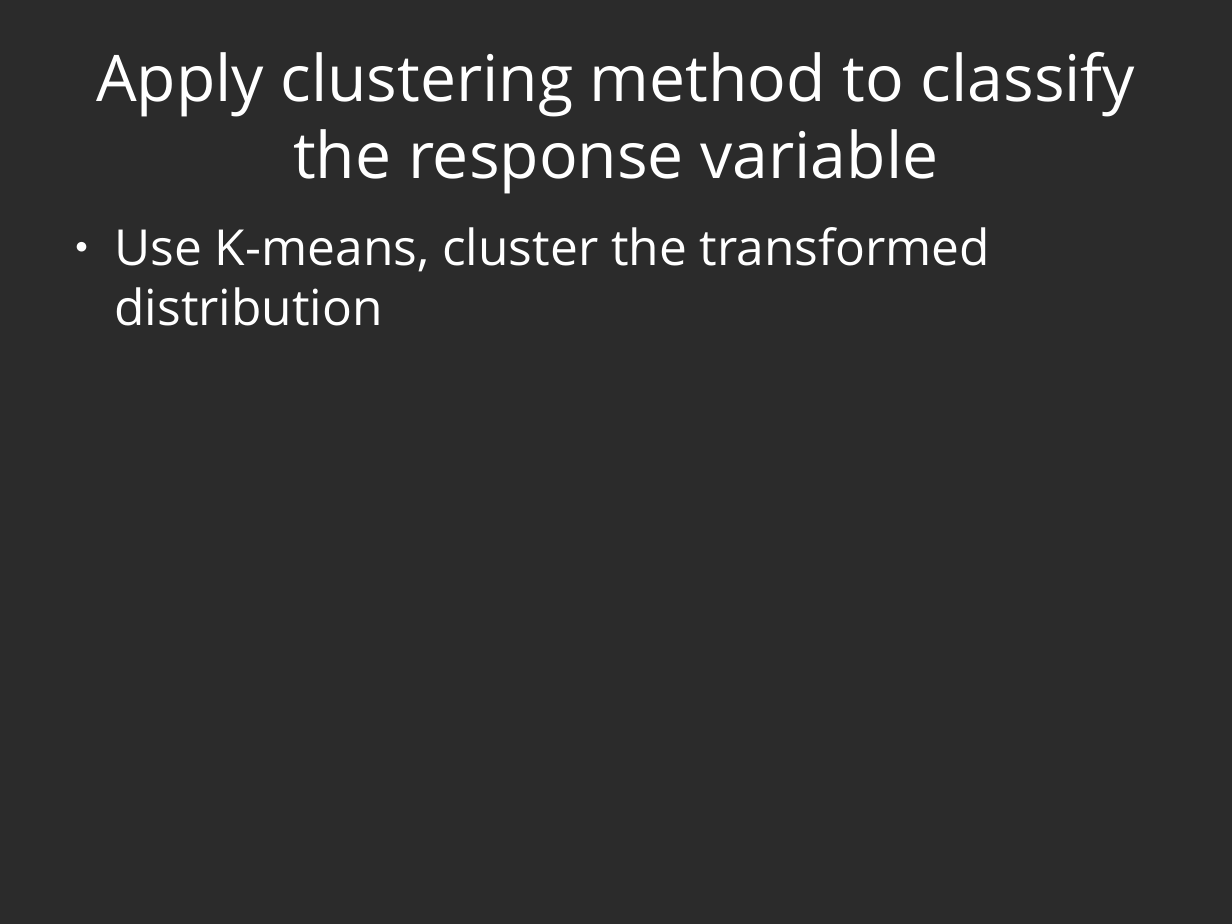
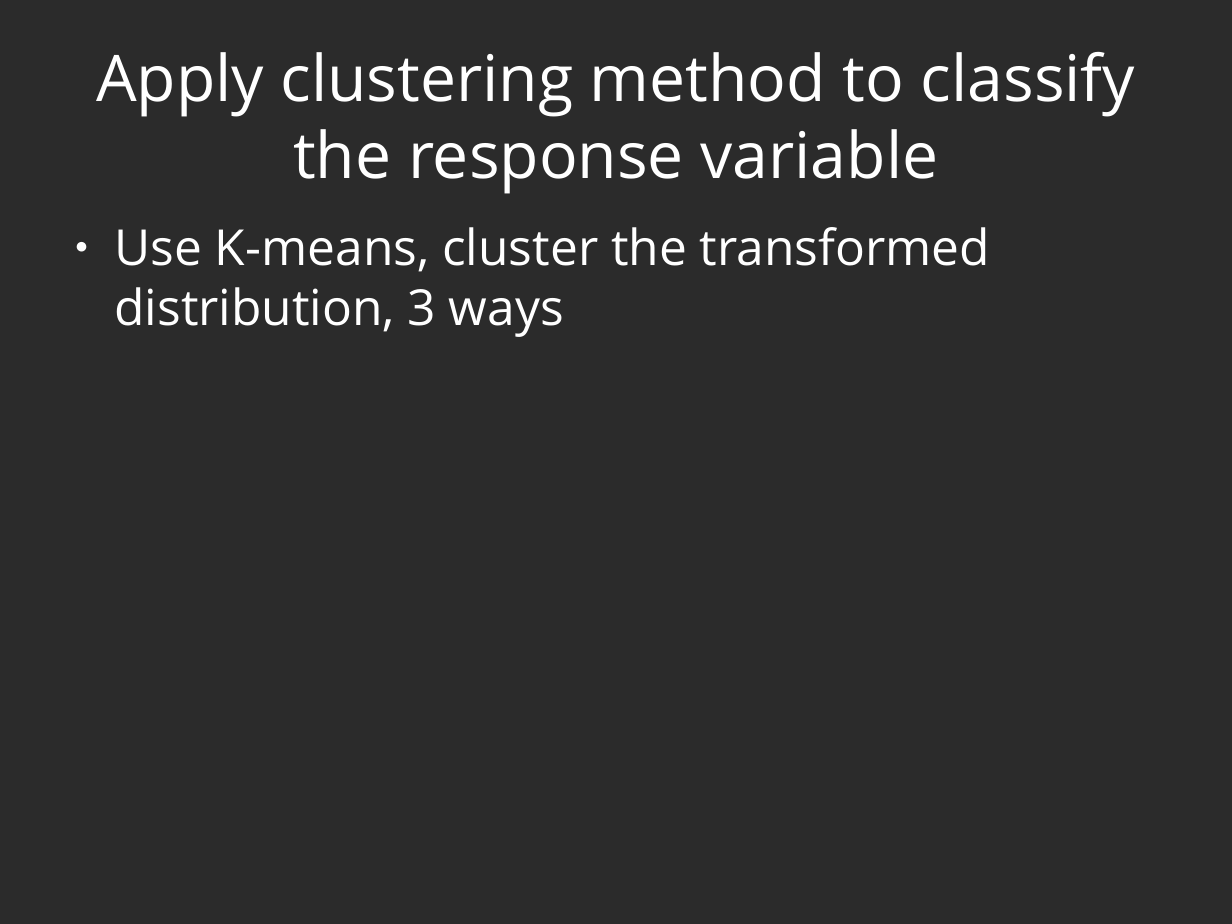
Before and after one commit to dwcoates/twits, a slide deck: slide 32 of presentation.odp. Drawn at 1232x924 pixels with LibreOffice and Linux fonts; fonts in the diff are those of the drawing; background and template pictures are left out; a plain dark background stands for a picture behind light text. Boxes give left, top, right and bottom in pixels: in the first picture for what was removed or moved away, otherwise in the second. Text is boxed around its words. In the diff, an @@ line names an element or a change of style, - is before the commit and + after.

Commit message:
update presentation

```diff
--- a/presentation.odp
+++ b/presentation.odp
@@ text at [114,227,990,337]: text changed @@
-● Use K-means, cluster the transformed distribution
+● Use K-means, cluster the transformed distribution, 3 ways
```
Also in this commit, not shown: 1 other file.
